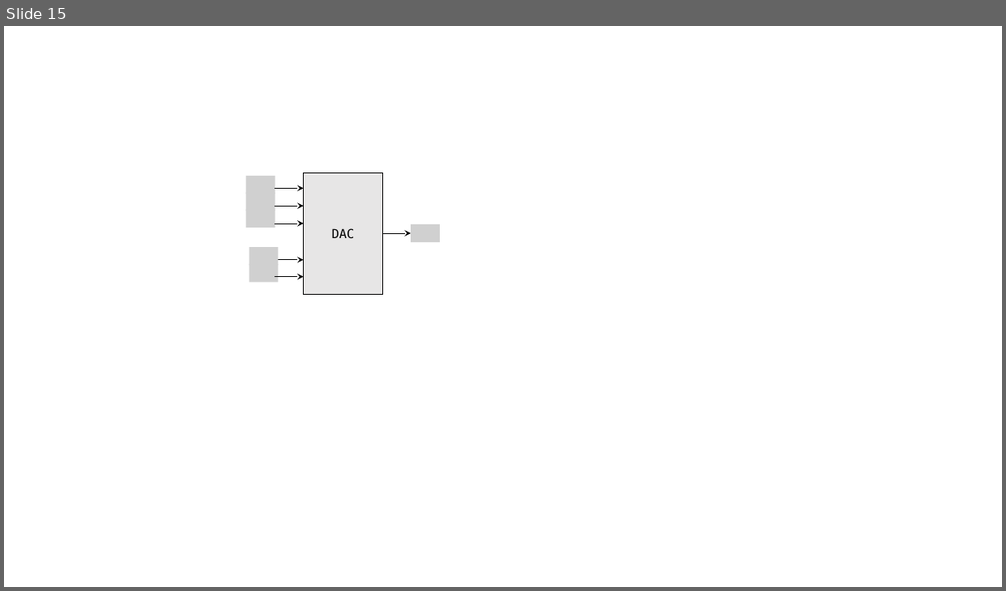
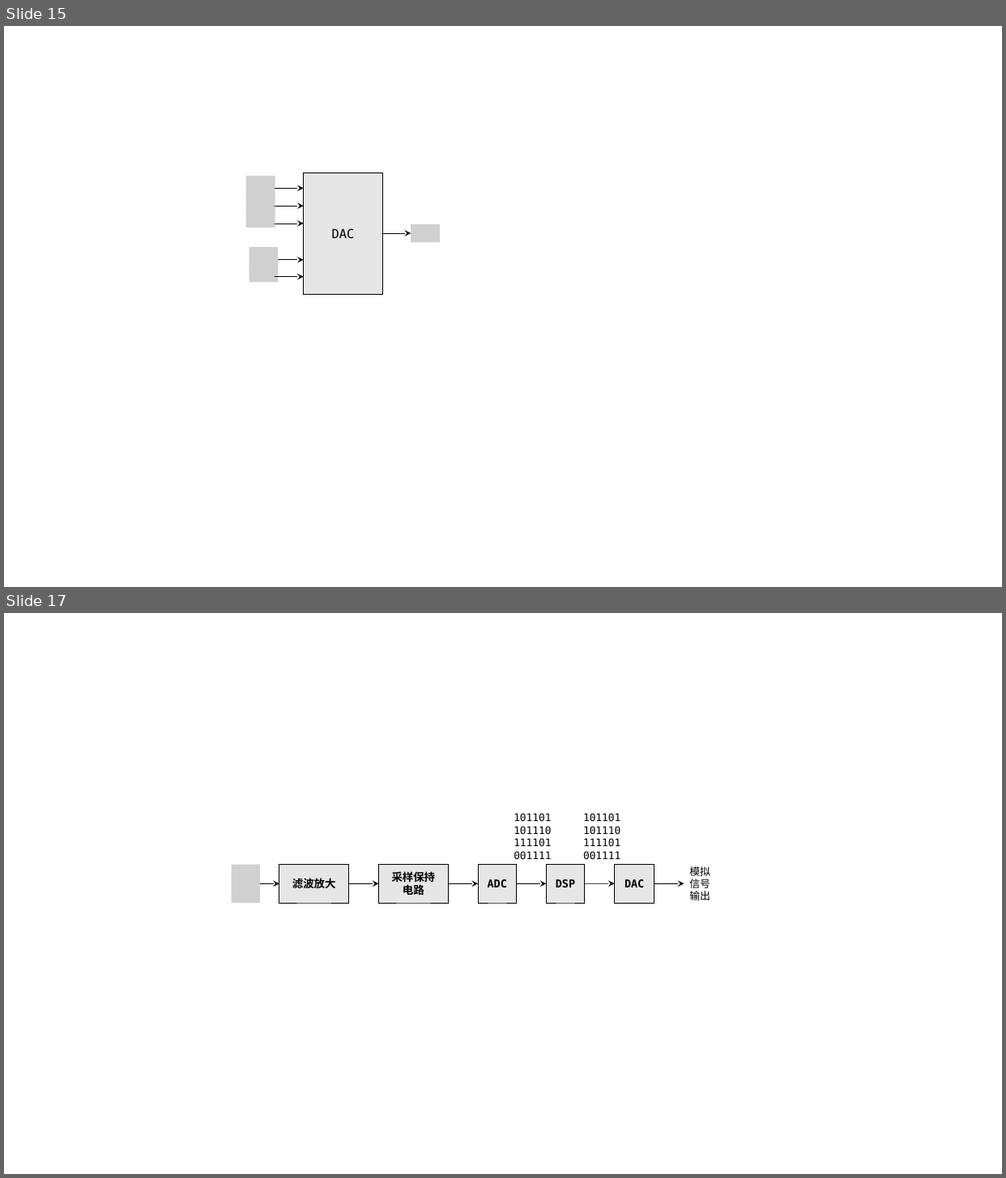
Before and after one commit to zyldgd/document, a slide deck: src/ppt/标图.pptx. Shown one above the other, each under a label of ours: slide 15 before the commit, slides 15 and 17 after it; the slides between them are not shown. The pictures are 1006x591 and 1006x1178 pixels, drawn with LibreOffice and Linux fonts; fonts in the diff are those of the drawing; grey boxes stand for pictures. Boxes give left, top, right and bottom in pixels: in the first picture for what was removed or moved away, otherwise in the second. Text is boxed around its words. In the diff, an @@ line names an element or a change of style, - is before the commit and + after.

```diff
--- a/src/ppt/标图.pptx
+++ b/src/ppt/标图.pptx
@@ slide 17 added at [4, 613, 1002, 1174], background #FFFFFF @@
@@ text added at [513, 813, 551, 860], 10 pt, text #000000 @@
+101101
+101110
+111101
+001111
@@ text added at [583, 813, 620, 860], 10 pt, text #000000 @@
+101101
+101110
+111101
+001111
@@ picture added at [232, 865, 260, 903] @@
@@ rectangle added at [279, 865, 349, 903], fill #E7E6E6, outline #000000 0.5 pt, 10.5 pt, text #000000, bold @@
+滤波放大
@@ rectangle added at [378, 865, 448, 903], fill #E7E6E6, outline #000000 0.5 pt, 10.5 pt, text #000000, bold @@
+采样保持
+电路
@@ rectangle added at [478, 865, 517, 903], fill #E7E6E6, outline #000000 0.5 pt, 10.5 pt, text #000000, bold @@
+ADC
@@ rectangle added at [546, 865, 585, 903], fill #E7E6E6, outline #000000 0.5 pt, 10.5 pt, text #000000, bold @@
+DSP
@@ rectangle added at [614, 865, 654, 903], fill #E7E6E6, outline #000000 0.5 pt, 10.5 pt, text #000000, bold @@
+DAC
@@ text added at [689, 867, 710, 901], 10 pt, text #000000 @@
+模拟
+信号
+输出
@@ arrow added from (260, 884) to (279, 884), #000000 0.5 pt @@
@@ arrow added from (349, 884) to (378, 884), #000000 0.5 pt @@
@@ arrow added from (448, 884) to (478, 884), #000000 0.5 pt @@
@@ arrow added from (517, 884) to (546, 884), #000000 0.5 pt @@
@@ arrow added from (585, 884) to (614, 884), #000000 0.5 pt @@
@@ arrow added from (654, 884) to (684, 884), #000000 0.5 pt @@
```
Also in this commit, not shown: 4 other slides added, 2 other files.
